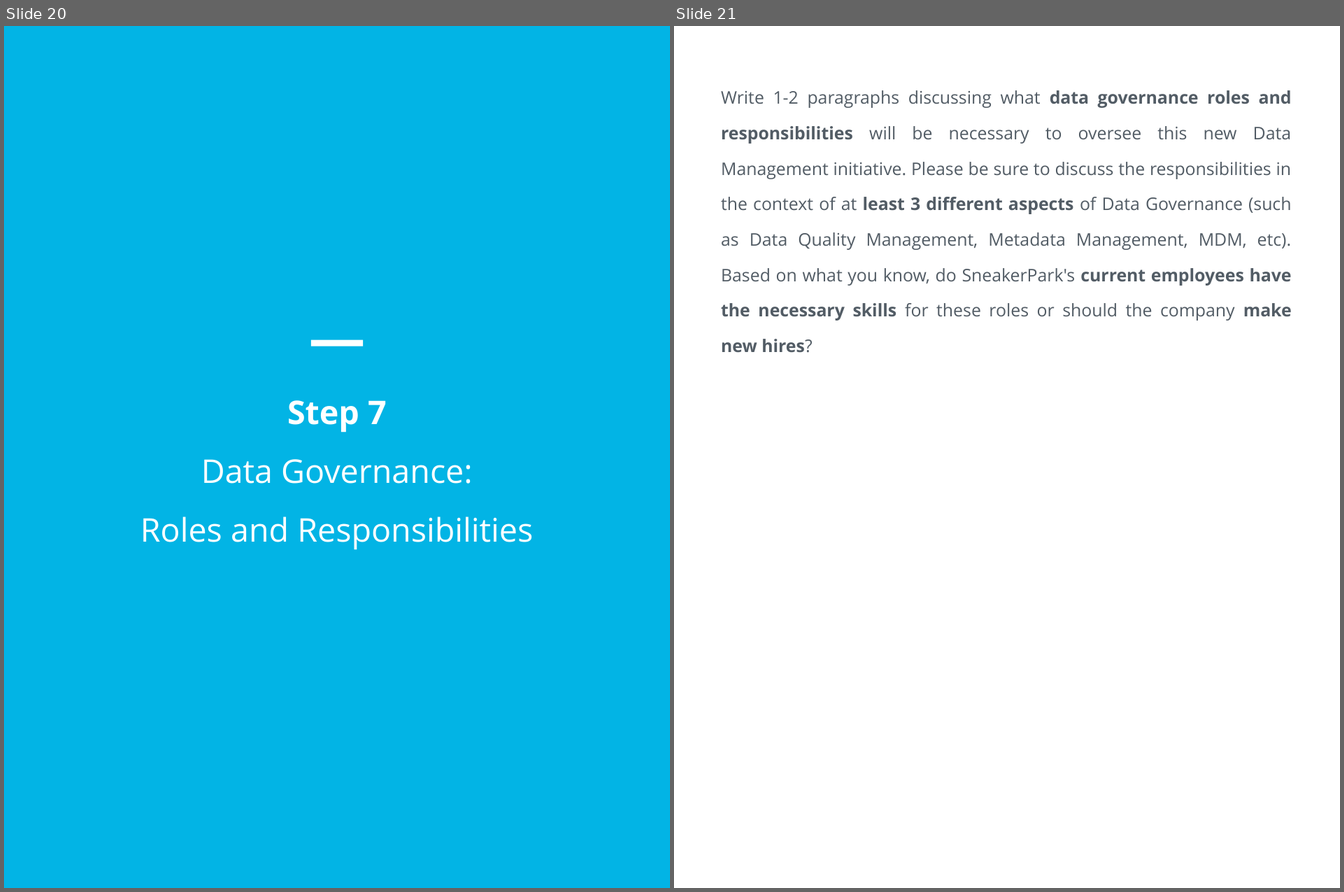
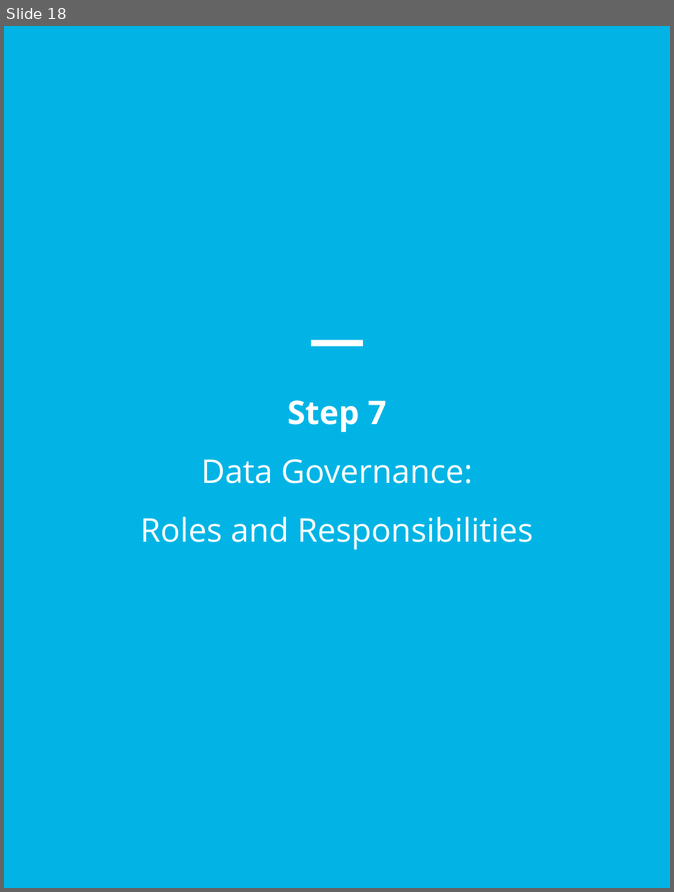
Before and after one commit to SwimLane2/udacity-ai-masters, a slide deck: Modules/03-Data-Architect/projects/Project 4 - SneakerPark Data Governance/report/sneakerpark_data_governance.pptx. Shown side by side, each under a label of ours: slides 20 and 21 before the commit, slide 18 after it. The pictures are 1344x892 and 674x892 pixels, drawn with LibreOffice and Linux fonts; fonts in the diff are those of the drawing. Boxes give left, top, right and bottom in pixels: in the first picture for what was removed or moved away, otherwise in the second. Text is boxed around its words. In the diff, an @@ line names an element or a change of style, - is before the commit and + after.

```diff
--- a/Modules/03-Data-Architect/projects/Project 4 - SneakerPark Data Governance/report/sneakerpark_data_governance.pptx
+++ b/Modules/03-Data-Architect/projects/Project 4 - SneakerPark Data Governance/report/sneakerpark_data_governance.pptx
@@ slide 21 removed at (674, 26, 1340, 888), background #FFFFFF @@
@@ text removed at (721, 90, 1292, 353) @@
-Write 1-2 paragraphs discussing what data governance roles and responsibilities will be necessary to oversee this new Data Management initiative. Please be sure to discuss the responsibilities in the context of at least 3 different aspects of Data Governance (such as Data Quality Management, Metadata Management, MDM, etc). Based on what you know, do SneakerPark's current employees have the necessary skills for these roles or should the company make new hires?
@@ what was slide 20 is now slide 18 @@
```
Also in this commit, not shown: 3 slides changed, 3 slides added, 6 other slides removed, 1 other file.
